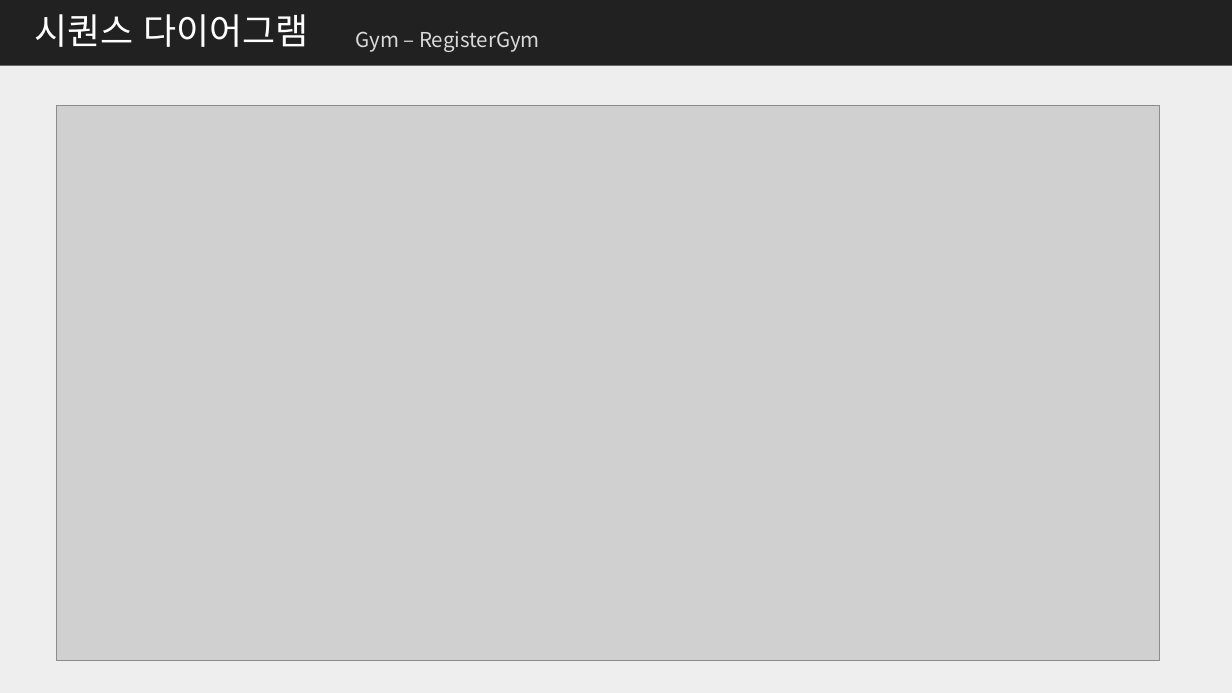
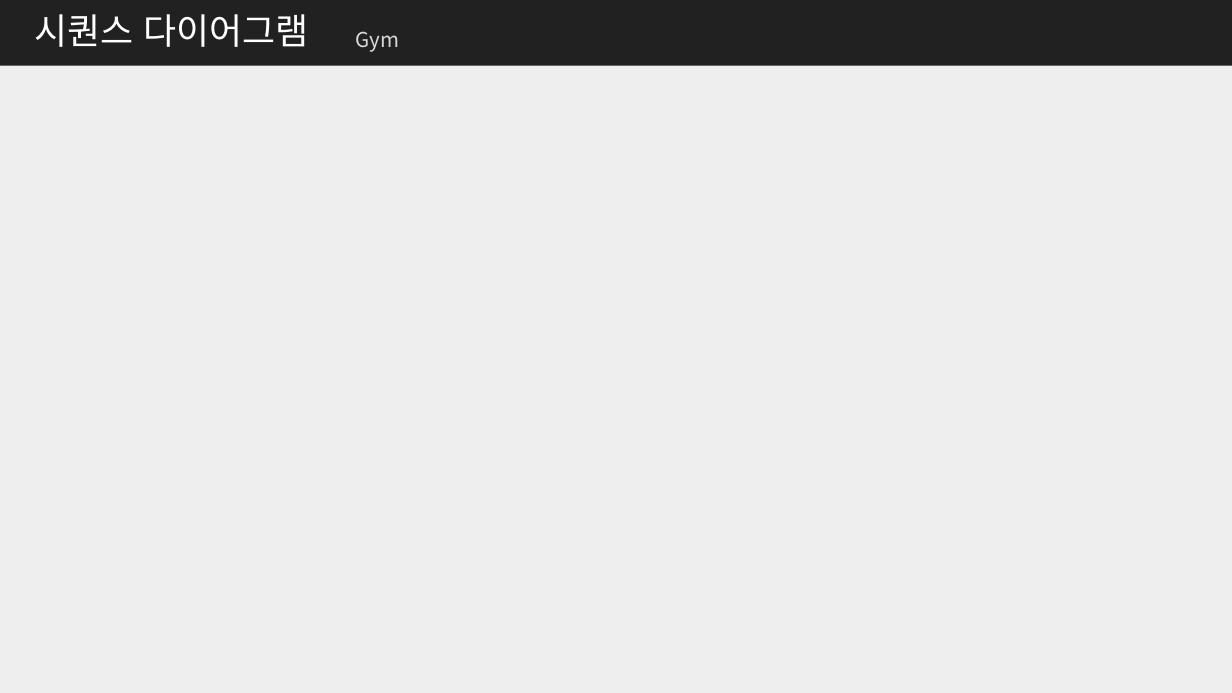
Before and after one commit to me0768/KHFinalProject, a slide deck: slide 21 of 보고서/클래스설계서_Final_Project.pptx (slide 23 before the commit). Drawn at 1232x693 pixels with LibreOffice and Linux fonts; fonts in the diff are those of the drawing; grey boxes stand for pictures. Boxes give left, top, right and bottom in pixels: in the first picture for what was removed or moved away, otherwise in the second. Text is boxed around its words. In the diff, an @@ line names an element or a change of style, - is before the commit and + after.

```diff
--- a/보고서/클래스설계서_Final_Project.pptx
+++ b/보고서/클래스설계서_Final_Project.pptx
@@ text at (355,31,399,52): text changed @@
-Gym – RegisterGym
+Gym
@@ picture removed at (56,105,1160,661) @@
```
Also in this commit, not shown: 14 other slides changed, 6 slides removed, 16 other files.
